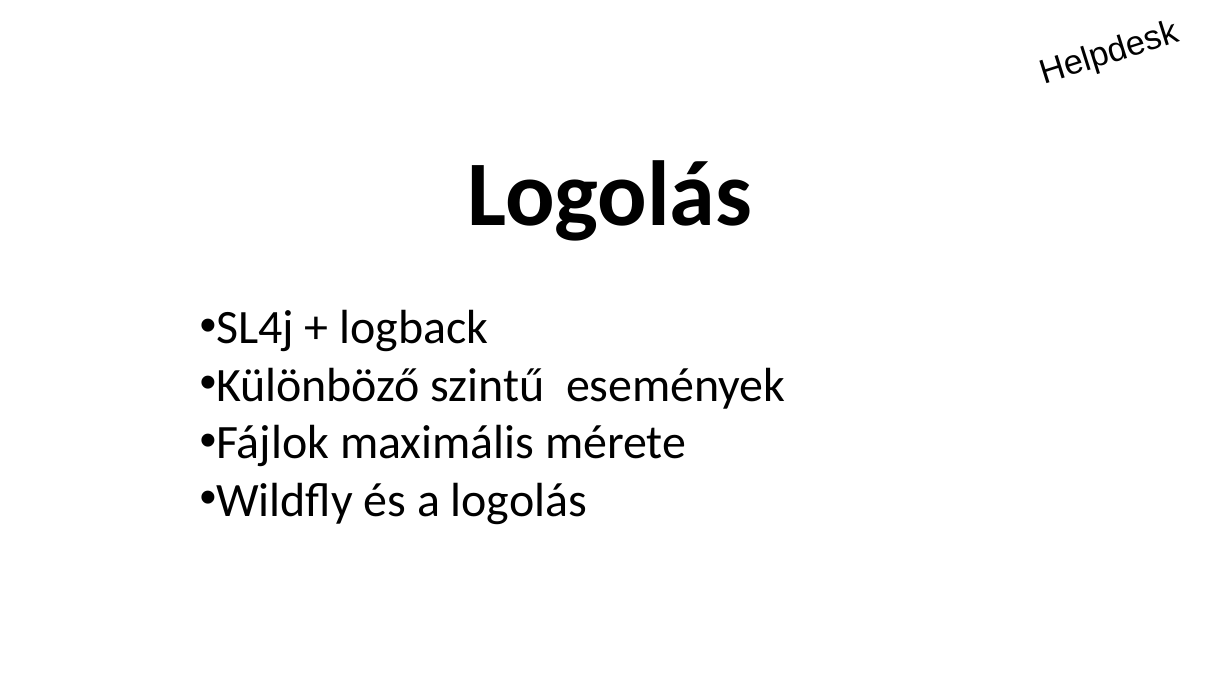
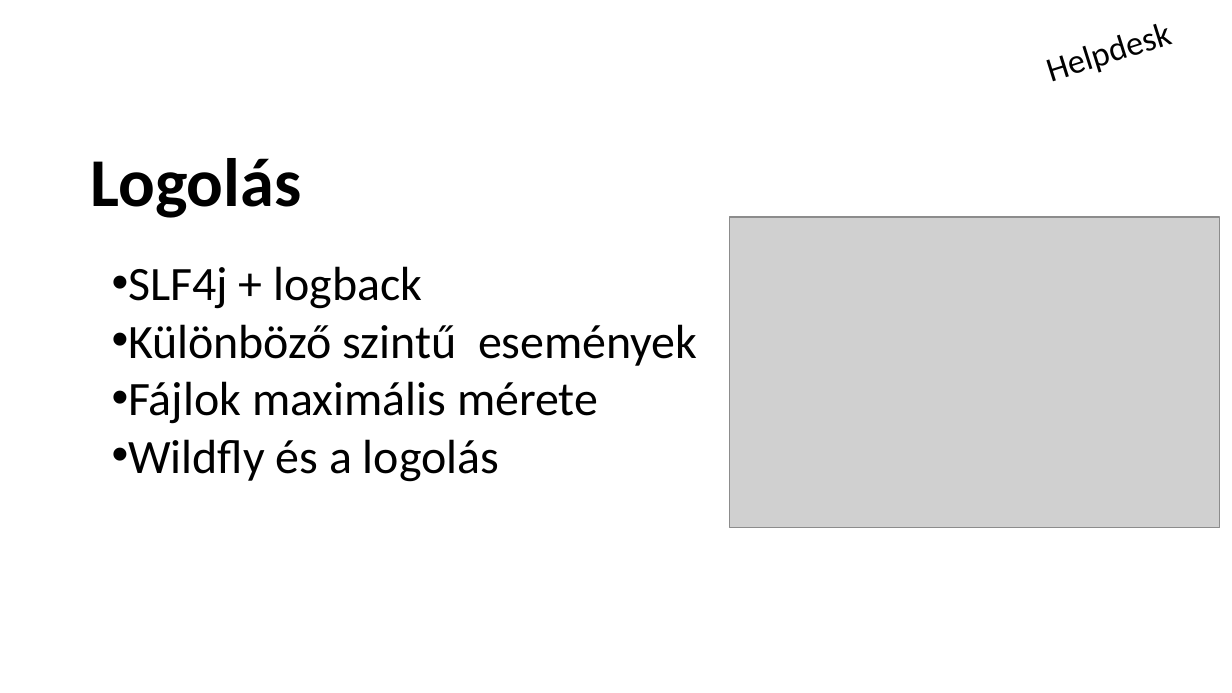
Before and after one commit to schonherz-java-ee-2016-q4/project, a slide deck: slide 4 of presentation/Helpdesk/Tóth László/toth_laszlo.pptx (slide 5 before the commit). Drawn at 1232x693 pixels with LibreOffice and Linux fonts; fonts in the diff are those of the drawing; grey boxes stand for pictures; background and template pictures are left out. Boxes give left, top, right and bottom in pixels: in the first picture for what was removed or moved away, otherwise in the second. Text is boxed around its words. In the diff, an @@ line names an element or a change of style, - is before the commit and + after.

```diff
--- a/presentation/Helpdesk/Tóth László/toth_laszlo.pptx
+++ b/presentation/Helpdesk/Tóth László/toth_laszlo.pptx
@@ text "Helpdesk" at <box>999,0,1215,108</box>: font Arial to Calibri @@
@@ title "Logolás": place and size @@
-title "Logolás" at <box>467,160,752,241</box>
+title "Logolás" at <box>91,158,302,218</box>
@@ title "Logolás" at <box>91,158,302,218</box>: size 54 to 40 pt; alignment centre to left @@
@@ picture added at <box>729,217,1220,527</box> @@
@@ text "SLF4j + logback": place and size @@
-text "SLF4j + logback" at <box>216,309,785,525</box>
+text "SLF4j + logback" at <box>128,266,697,482</box>
@@ text at <box>128,266,423,309</box>: text changed @@
-• SL4j + logback
+• SLF4j + logback
```
Also in this commit, not shown: 6 other slides changed, 1 slide removed.
